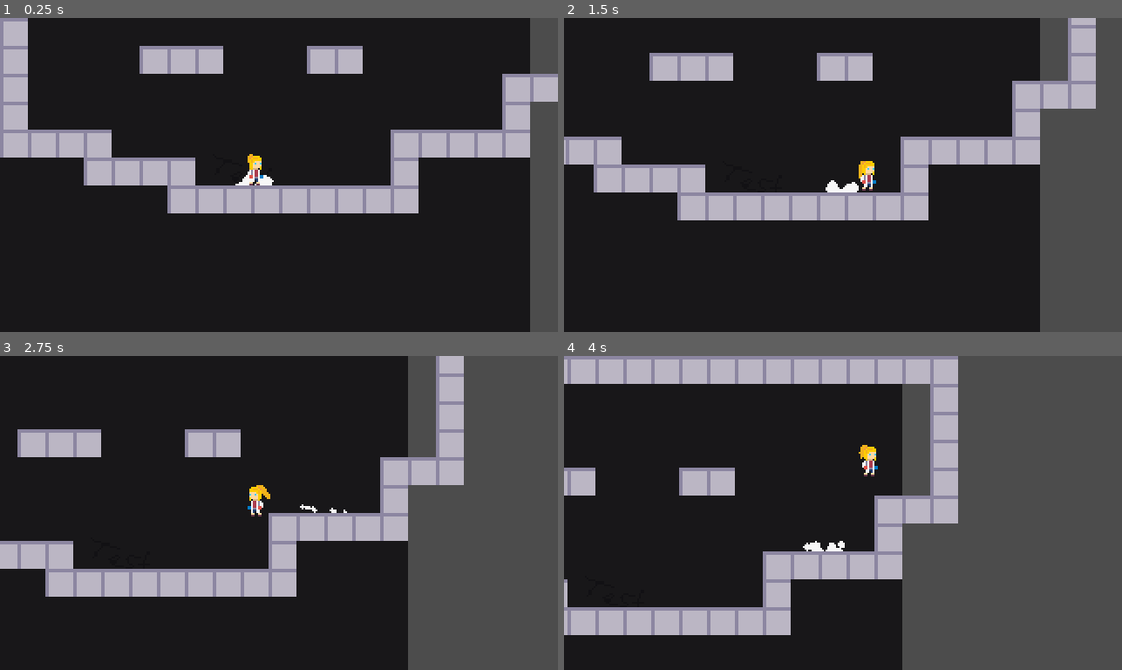
Above: before the commit, frames 1-4 (two rows, left to right).
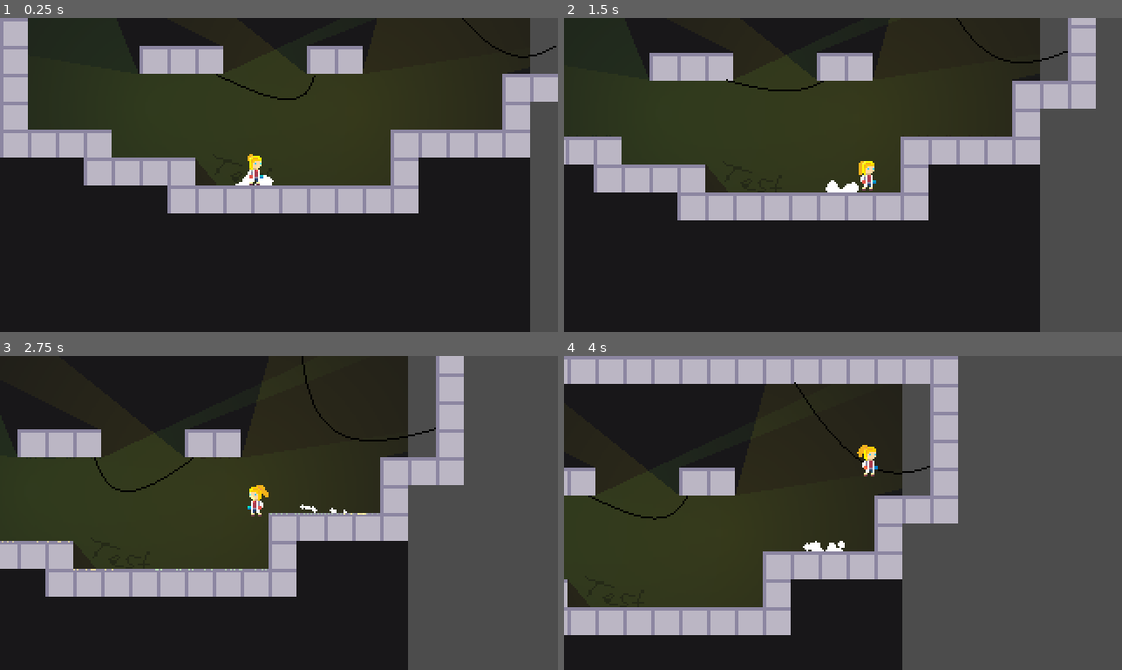
Above: after the commit, the same moments.

Repository: abae/Andy-Base-Godot-Project
Game: Godot game, scene res://levels/Template.tscn
Same seed, same stepped clock (60 frames per second), same inputs: the game is played once before the commit and once after it.
Inputs (mouse positions are in pixels of both pictures, inside the frame that each line leads up to):
- Up to frame 1 (0.25 s): no input
- Up to frame 2 (1.5 s): tap Enter (ui_accept) at 0.5, 0.77 s; move the mouse to (965, 159) at 0.52 s; hold Right (ui_right) from 0.53 s (still down); move the mouse to (731, 190) at 1.27 s
- Up to frame 3 (2.75 s): tap Enter (ui_accept) at 1.52 s; move the mouse to (334, 443) at 2.02 s; release Right (ui_right) at 2.03 s; hold Left (ui_left) from 2.03 s (still down)
- Up to frame 4 (4 s): move the mouse to (815, 575) at 2.77 s; release Left (ui_left) at 2.78 s; hold Right (ui_right) from 2.78 s (still down); tap Enter (ui_accept) at 3.02, 3.77 s; move the mouse to (1010, 560) at 3.52 s

The runs differ from the first frame. In frame 1, 21% of the frame differs, in the area x 8-100%, y 0-54%; in frame 2, 21%; in frame 3, 18%; in frame 4, 15%.

Commit message:
edited hair light mask and some collision mask

Diff:
--- a/levels/Template.tscn
+++ b/levels/Template.tscn
@@ -1,10 +1,11 @@
-[gd_scene load_steps=9 format=2]
+[gd_scene load_steps=10 format=2]
 
 [ext_resource path="res://levels/Level.gd" type="Script" id=1]
 [ext_resource path="res://player/Player.tscn" type="PackedScene" id=2]
 [ext_resource path="res://hud/Camera.tscn" type="PackedScene" id=3]
 [ext_resource path="res://art/testWall.png" type="Texture" id=4]
 [ext_resource path="res://art/radial_gradient.png" type="Texture" id=5]
+[ext_resource path="res://props/vine.tscn" type="PackedScene" id=6]
 
 [sub_resource type="OccluderPolygon2D" id=1]
 polygon = PoolVector2Array( 0, 0, 16, 0, 16, 16, 0, 16 )
@@ -71,18 +72,24 @@
 [node name="Props" type="Node2D" parent="."]
 
 [node name="Light2D" type="Light2D" parent="Props"]
-visible = false
 position = Vector2( 218.187, 117.052 )
 texture = ExtResource( 5 )
 color = Color( 0.976471, 0.913725, 0, 1 )
 shadow_enabled = true
 
 [node name="Light2D2" type="Light2D" parent="Props"]
-visible = false
 position = Vector2( 103.715, 114.887 )
 texture = ExtResource( 5 )
 color = Color( 0.47451, 1, 0.180392, 1 )
 shadow_enabled = true
+
+[node name="vine" parent="Props" instance=ExtResource( 6 )]
+position = Vector2( 258.375, 31.75 )
+points = PoolVector2Array( 0, 0, 22.75, 69.125, 77.625, 47.5 )
+
+[node name="vine2" parent="Props" instance=ExtResource( 6 )]
+position = Vector2( 133.125, 55.875 )
+points = PoolVector2Array( 7.125, 40.25, 36.75, 65.75, 63.625, 40.125 )
 
 [node name="Projectiles" type="Node2D" parent="."]
 
--- a/player/Player.tscn
+++ b/player/Player.tscn
@@ -14,6 +14,7 @@
 extents = Vector2( 3, 8 )
 
 [node name="Player" type="KinematicBody2D"]
+collision_layer = 2
 script = ExtResource( 2 )
 GRAVITY = 700
 JUMP_SPEED = 280
@@ -24,12 +25,14 @@
 one_shot = true
 
 [node name="Hair" parent="." instance=ExtResource( 6 )]
+light_mask = 2
 position = Vector2( -2, -16 )
-length = 8.0
+length = 7.0
 end_pin = false
 offset = Vector2( -2, -16 )
 
 [node name="Line2D" parent="Hair" index="0"]
+light_mask = 2
 width = 4.0
 width_curve = SubResource( 2 )
 default_color = Color( 0.956863, 0.705882, 0.105882, 1 )
--- a/props/vine.gd
+++ b/props/vine.gd
@@ -43,7 +43,7 @@
 		$Area/Poly.polygon[1] = points[2]
 		$Area/Poly.polygon[2] = points[1]
 		return
-	vel -= 3 * ( cur_points[1] - start_points[1] ) * delta
+	vel -= 4 * ( cur_points[1] - start_points[1] ) * delta
 	vel *= .99
 	cur_points[1] += vel * delta
 	_update_curve( cur_points )
@@ -67,4 +67,4 @@
 	draw_polyline( curve.get_baked_points(), vinecolor )
 
 func _on_Area_body_entered(body):
-	vel += 1 * body.vel
+	vel += 0.2 * body.vel
--- a/props/vine.tscn
+++ b/props/vine.tscn
@@ -14,6 +14,8 @@
 autostart = true
 
 [node name="Area" type="Area2D" parent="."]
+collision_layer = 0
+collision_mask = 2
 __meta__ = {
 "_edit_lock_": true
 }
Binary file changed: art/player.aseprite
Binary file changed: art/player.png
Binary file changed: art/player_normal.png
